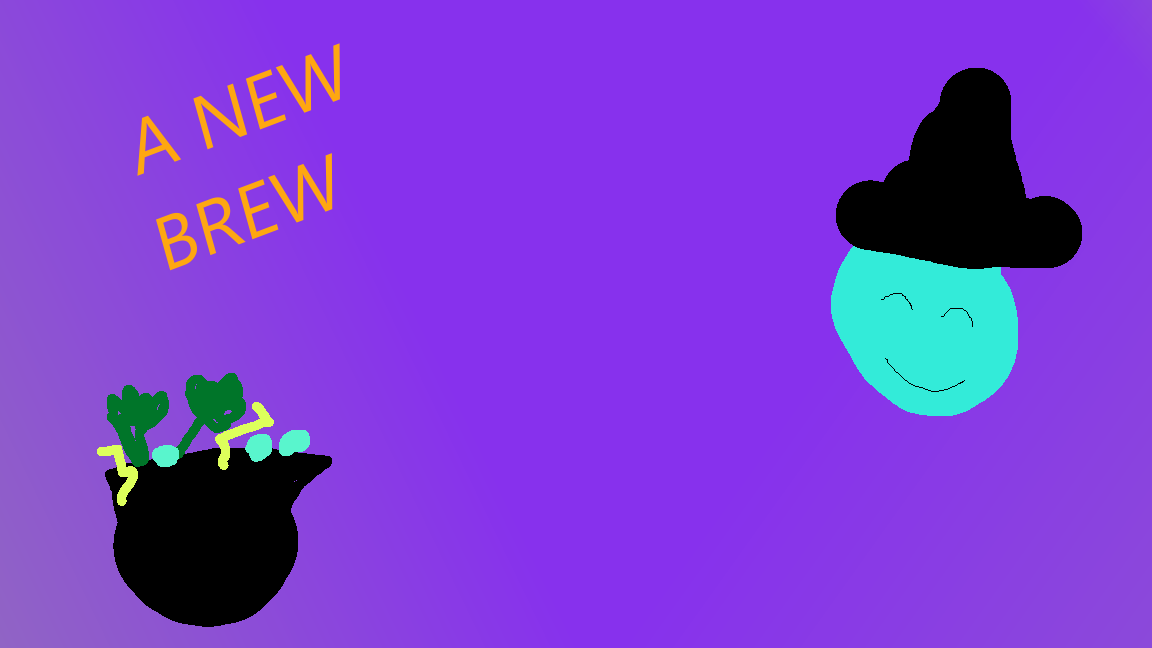
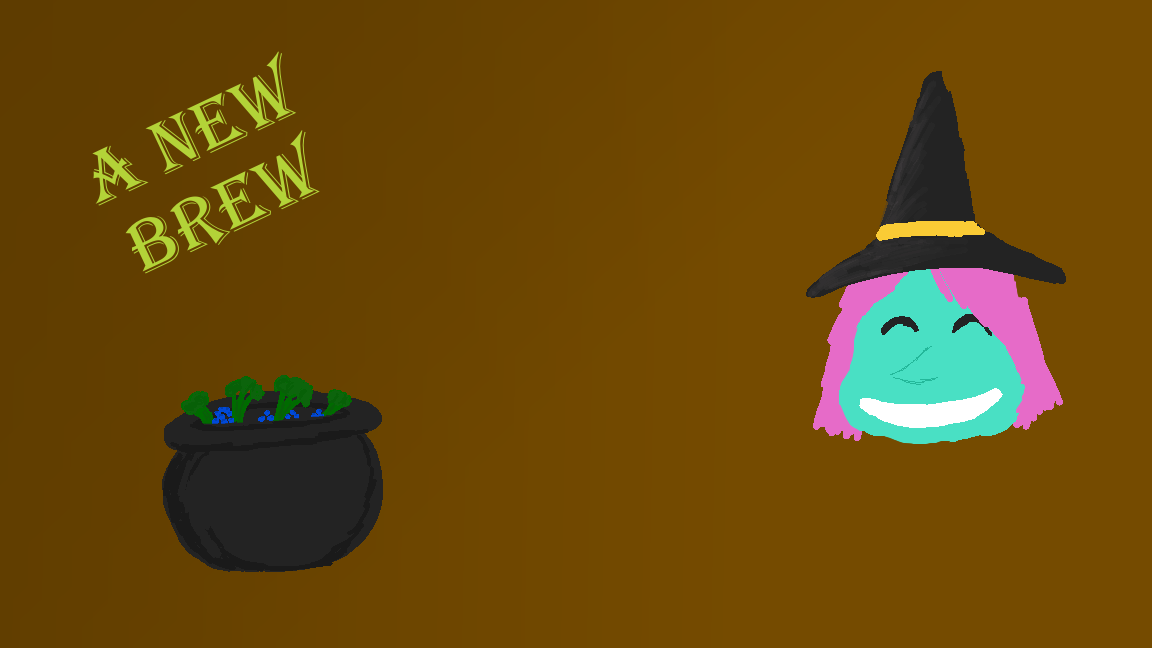
Comparing the layer stacks of the two 1152 x 648 images. Changes:
hid group "attempt 1" (4 layers) over (0, 0, 1152, 648)
